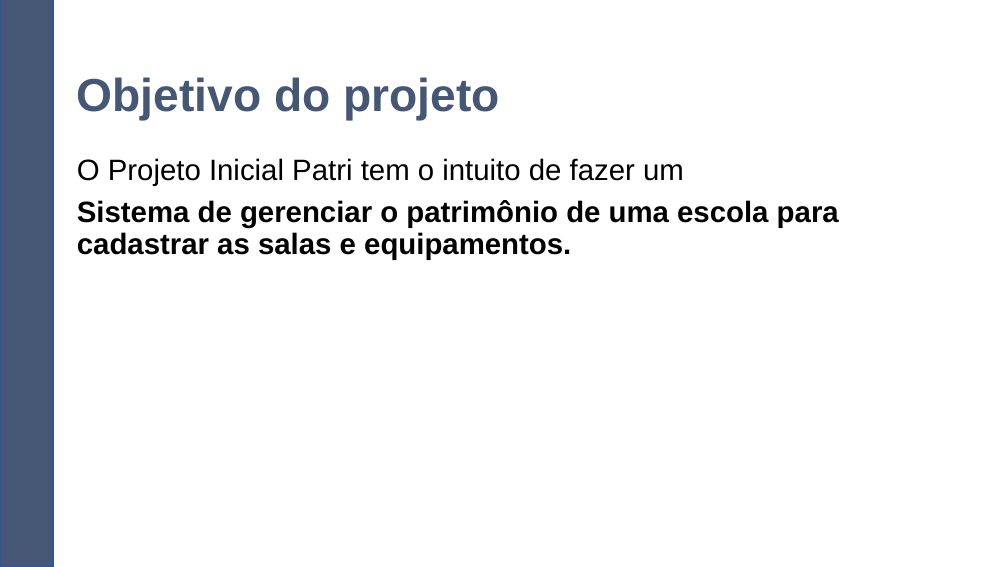
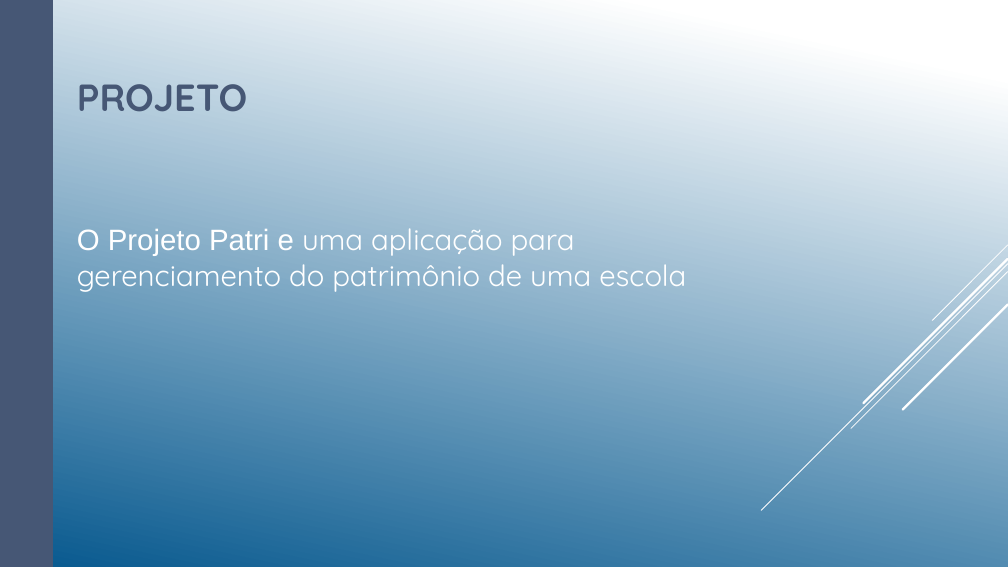
Before and after one commit to mateusrodsilva/Projeto_Inicial-3T, a slide deck: slide 3 of Apresentação Grupo 4 -Projeto Inicial Patri.pptx (slide 2 before the commit). Drawn at 1008x567 pixels with LibreOffice and Linux fonts; fonts in the diff are those of the drawing. Boxes give left, top, right and bottom in pixels: in the first picture for what was removed or moved away, otherwise in the second. Text is boxed around its words. In the diff, an @@ line names an element or a change of style, - is before the commit and + after.

```diff
--- a/Apresentação Grupo 4 -Projeto Inicial Patri.pptx
+++ b/Apresentação Grupo 4 -Projeto Inicial Patri.pptx
@@ background #FFFFFF to gradient #FFFFFF to #06588E @@
@@ rectangle at (0,0,53,567): outline #325491 1 pt to none @@
@@ title at (77,84,248,112): text changed; size 44 to 36 pt; font Arial to Quicksand @@
-Objetivo do projeto
+PROJETO
@@ text "O Projeto Patri e uma ..." at (77,228,686,292): vertical alignment top to middle @@
@@ text at (77,228,686,292): text changed; font Arial to Quicksand; text colour #000000 to #FFFFFF; bold off @@
-O Projeto Inicial Patri tem o intuito de fazer um
-Sistema de gerenciar o patrimônio de uma escola para cadastrar as salas e equipamentos.
+O Projeto Patri e uma aplicação para gerenciamento do patrimônio de uma escola
@@ group added at (761,245,1008,510): 5 lines @@
```
Also in this commit, not shown: 3 other slides changed, 3 slides added, 3 slides removed.
